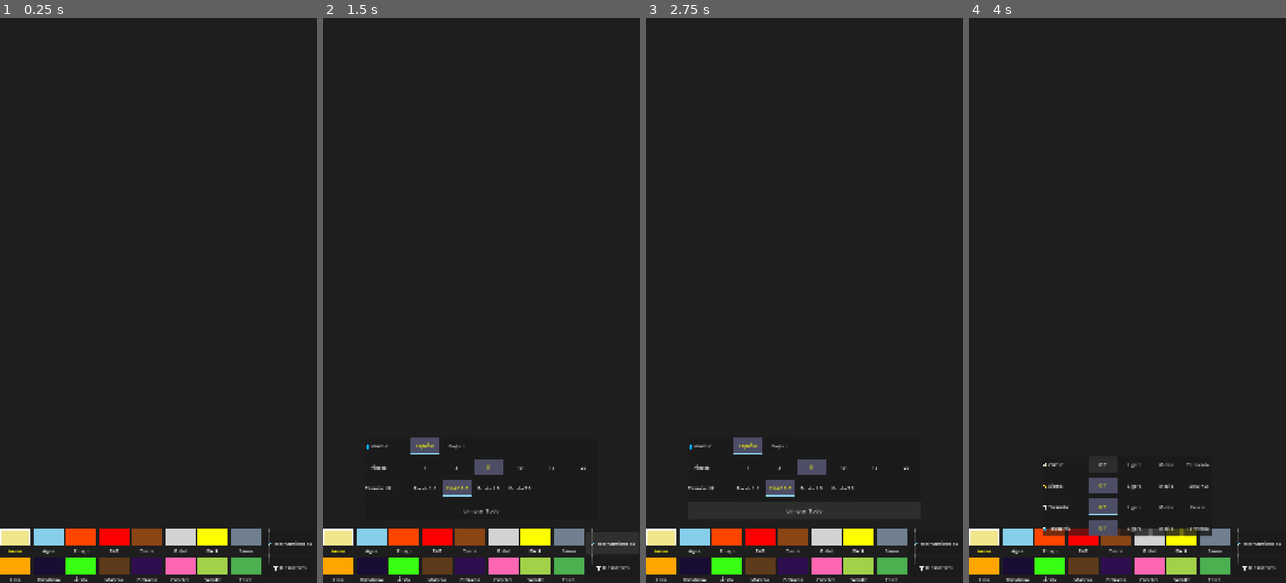
Above: before the commit, frames 1-4 (left to right).
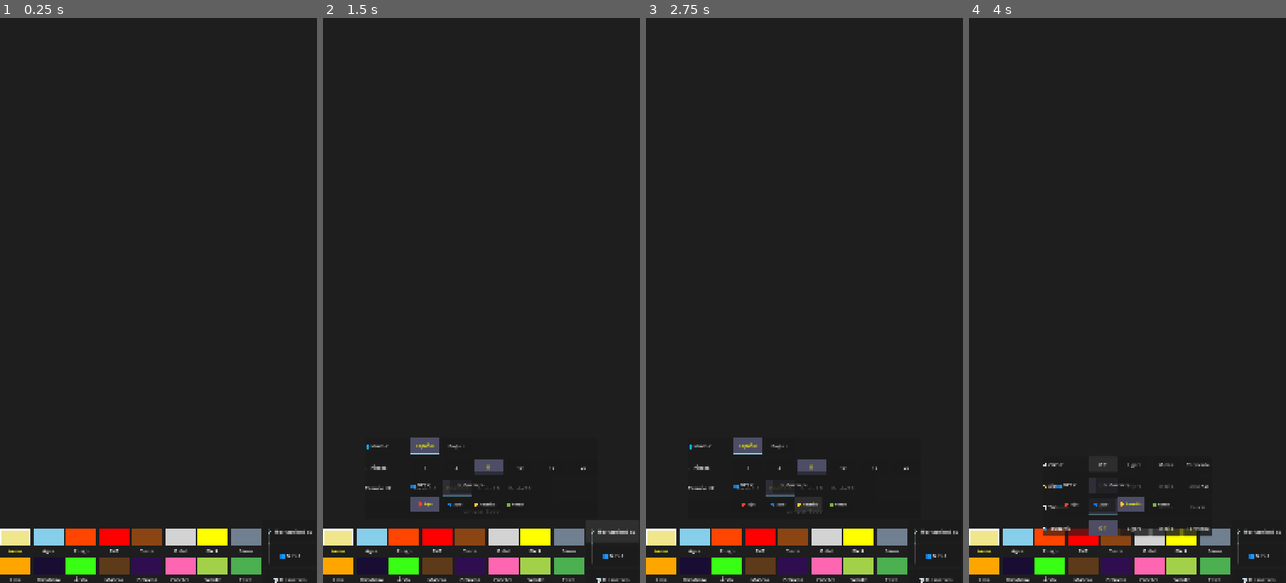
Above: after the commit, the same moments.

Repository: OmarSaez/Sandbox-game
Game: Godot game, scene res://scenes/main/main_scene.tscn
The game is run twice, just before and just after one commit, with the same random seed, the same clock (stepped at 60 frames per second) and the same inputs.
Inputs (mouse positions are in pixels of both pictures, inside the frame that each line leads up to):
- Up to frame 1 (0.25 s): no input
- Up to frame 2 (1.5 s): click (611, 554) at 0.5 s, where only the run after the commit has a clickable "👥 NPCs"; click "🛠️ Herramientas" at 1.25 s
- Up to frame 3 (2.75 s): click "Limpiar Todo" at 2 s
- Up to frame 4 (4 s): click "🌪️ Desastres" at 2.75 s; click "Off" at 3.5 s

The runs differ from the first frame. In frame 1, 0.3% of the frame differs, in the area x 84-99%, y 90-100%; in frame 2, 1.0%; in frame 3, 0.8%; in frame 4, 1.2%, in the area x 27-99%, y 81-100%.

Commit message:
Se crea al primer NPC

Diff:
--- a/sandbox/scripts/sandbox/material.gd
+++ b/sandbox/scripts/sandbox/material.gd
@@ -35,7 +35,10 @@
 	# Plant life
 	PLANT = 1 << 20,
 	SEED = 1 << 21,
-	FERTILE = 1 << 22
+	FERTILE = 1 << 22,
+
+	# NPC system
+	NPC = 1 << 23
 }
 
 @export var name: String = "Material"
--- a/sandbox/scripts/sandbox/sandbox_grid.gd
+++ b/sandbox/scripts/sandbox/sandbox_grid.gd
@@ -29,6 +29,11 @@
 var ui_elements = {} # To track nodes for re-labeling
 var tools_panel: PanelContainer
 var disaster_panel: PanelContainer
+var npc_panel: PanelContainer
+var selected_team: int = 0
+var mouse_was_pressed: bool = false
+var active_npcs = [] # Array of dicts: { "pos": Vector2i, "team": int, "dir": int }
+var npc_update_timer: float = 0.0
 
 var tr = {
 	"es": {
@@ -69,7 +74,13 @@
 		"volcan": "Volcán",
 		"ui_size": "Tamaño UI",
 		"size": "Escala",
-		"reset": "Limpiar Todo"
+		"reset": "Limpiar Todo",
+		"npc": "👥 NPCs",
+		"warrior": "⚔️ Guerrero",
+		"team_red": "🔴 Rojo",
+		"team_blue": "🔵 Azul",
+		"team_yellow": "🟡 Amarillo",
+		"team_green": "🟢 Verde"
 	},
 	"en": {
 		"disasters": "🌪️ Disasters",
@@ -109,7 +120,13 @@
 		"volcan": "Volcano",
 		"ui_size": "UI Size",
 		"size": "Scale",
-		"reset": "Clear All"
+		"reset": "Clear All",
+		"npc": "👥 NPCs",
+		"warrior": "⚔️ Warrior",
+		"team_red": "🔴 Red",
+		"team_blue": "🔵 Blue",
+		"team_yellow": "🟡 Yellow",
+		"team_green": "🟢 Green"
 	}
 }
 
@@ -164,8 +181,11 @@
 
 	# Setup materials
 	_register_material(0, Color(0, 0, 0, 0), SandboxMaterial.Tags.NONE)
+	#Sand
 	_register_material(1, Color.KHAKI, SandboxMaterial.Tags.POWDER | SandboxMaterial.Tags.SOLID | SandboxMaterial.Tags.GRAV_NORMAL)
+	#Water
 	_register_material(2, Color.SKY_BLUE, SandboxMaterial.Tags.LIQUID | SandboxMaterial.Tags.GRAV_NORMAL | SandboxMaterial.Tags.CONDUCTOR)
+	#Fire
 	_register_material(3, Color.ORANGE_RED, SandboxMaterial.Tags.INCENDIARY | SandboxMaterial.Tags.GRAV_STATIC)
 	# Petroleum (Dark Purple + Flammable)
 	_register_material(4, Color("#2F0E4F"), SandboxMaterial.Tags.LIQUID | SandboxMaterial.Tags.FLAMMABLE | SandboxMaterial.Tags.GRAV_NORMAL | SandboxMaterial.Tags.BURN_SMOKE)
@@ -255,6 +275,24 @@
 	# 29: Active Base (Launcher) - Glowing Orange-Red
 	_register_material(29, Color("#FF4500"), SandboxMaterial.Tags.INCENDIARY | SandboxMaterial.Tags.GRAV_STATIC | SandboxMaterial.Tags.ANTI_EXPLOSIVE)
 
+	# --- NPC SYSTEM ---
+	# 30: Warrior (Dummy/Master)
+	_register_material(30, Color.SLATE_GRAY, SandboxMaterial.Tags.NPC | SandboxMaterial.Tags.GRAV_STATIC)
+	# 31: NPC Part Gray
+	_register_material(31, Color.GRAY, SandboxMaterial.Tags.NPC | SandboxMaterial.Tags.GRAV_STATIC)
+	# 32: NPC Part Dark Gray
+	_register_material(32, Color(0.2, 0.2, 0.2), SandboxMaterial.Tags.NPC | SandboxMaterial.Tags.GRAV_STATIC)
+	# 33: NPC Part Skin
+	_register_material(33, Color("#FFDBAC"), SandboxMaterial.Tags.NPC | SandboxMaterial.Tags.GRAV_STATIC)
+	# 34: Team Red
+	_register_material(34, Color.RED, SandboxMaterial.Tags.NPC | SandboxMaterial.Tags.GRAV_STATIC)
+	# 35: Team Blue
+	_register_material(35, Color.BLUE, SandboxMaterial.Tags.NPC | SandboxMaterial.Tags.GRAV_STATIC)
+	# 36: Team Yellow
+	_register_material(36, Color.YELLOW, SandboxMaterial.Tags.NPC | SandboxMaterial.Tags.GRAV_STATIC)
+	# 37: Team Green
+	_register_material(37, Color.GREEN, SandboxMaterial.Tags.NPC | SandboxMaterial.Tags.GRAV_STATIC)
+
 	# UI SETUP (Must happen AFTER materials are registered)
 	_setup_main_ui_containers()
 	_setup_ui()
@@ -262,6 +300,7 @@
 	# FORCE START HIDDEN
 	tools_panel.visible = false
 	disaster_panel.visible = false
+	if npc_panel: npc_panel.visible = false
 
 	_register_material(19, Color(1, 0.8, 0.9), SandboxMaterial.Tags.GRAV_STATIC) # Firework Fuse
 
@@ -305,6 +344,7 @@
 
 func _setup_ui():
 	_setup_tools_ui() # Tools on top
+	_setup_npc_ui() # NPCs in the middle
 	_setup_disaster_ui() # Disasters below
 
 var material_grid: HFlowContainer
@@ -388,6 +428,8 @@
 	if action_vbox:
 		for child in action_vbox.get_children():
 			if is_instance_valid(child): child.free()
+
+	_setup_npc_panel_node() # Ensure NPC panel node exists
 
 	_setup_materials_within_grid()
 	_update_highlights() # Restore selection marks
@@ -603,6 +645,10 @@
 			node_data.text = tr[current_language]["disasters"]
 			node_data.custom_minimum_size = Vector2(150 * s, 60 * s)
 			node_data.add_theme_font_size_override("font_size", 16 * s)
+		elif key == "npc_btn":
+			node_data.text = tr[current_language]["npc"]
+			node_data.custom_minimum_size = Vector2(150 * s, 60 * s)
+			node_data.add_theme_font_size_override("font_size", 16 * s)
 		elif key == "reset_btn":
 			node_data.text = tr[current_language]["reset"]
 			node_data.custom_minimum_size = Vector2(0, 50 * s)
@@ -640,6 +686,12 @@
 				node_data.text = scale_labels[idx]
 				node_data.custom_minimum_size = Vector2(80 * s, 45 * s)
 				node_data.add_theme_font_size_override("font_size", 14 * s)
+			elif key.begins_with("team_btn_"):
+				var idx = int(key.split("_")[-1])
+				var team_keys = ["team_red", "team_blue", "team_yellow", "team_green"]
+				node_data.text = tr[current_language][team_keys[idx]]
+				node_data.custom_minimum_size = Vector2(80 * s, 45 * s)
+				node_data.add_theme_font_size_override("font_size", 12 * s)
 
 func _add_button(key: String, mat_id: int):
 	var s = _get_ui_scale()
@@ -746,6 +798,11 @@
 					if int(key.split("_")[-1]) == tornado_intensity: is_active = true
 				elif key.begins_with("tsunami_btn_"):
 					if int(key.split("_")[-1]) == tsunami_intensity: is_active = true
+				elif key == "warrior_btn":
+					if selected_material == 30: is_active = true
+				elif key.begins_with("team_btn_"):
+					var idx = int(key.split("_")[-1])
+					if idx == selected_team: is_active = true
 
 				if is_active:
 					btn.add_theme_color_override("font_color", Color.YELLOW)
@@ -768,6 +825,8 @@
 		return true
 	if disaster_panel and disaster_panel.visible and disaster_panel.get_global_rect().has_point(m_pos):
 		return true
+	if npc_panel and npc_panel.visible and npc_panel.get_global_rect().has_point(m_pos):
+		return true
 	if material_grid and material_grid.get_global_rect().has_point(m_pos):
 		return true
 	if action_vbox and action_vbox.get_global_rect().has_point(m_pos):
@@ -785,10 +844,22 @@
 		var m_pos = get_local_mouse_position()
 		var gx = int(m_pos.x / grid_scale)
 		var gy = int(m_pos.y / grid_scale)
-		_draw_circle(gx, gy, brush_radius, selected_material)
+
+		# NPC Special placement: only place on initial click
+		if (material_tags_raw[selected_material] & SandboxMaterial.Tags.NPC):
+			if not mouse_was_pressed:
+				_place_npc(gx, gy)
+		else:
+			_draw_circle(gx, gy, brush_radius, selected_material)
+		mouse_was_pressed = true
+	else:
+		mouse_was_pressed = false
 
 	# Simulation
 	_step_simulation()
+
+	# NPC AI & Physics
+	_process_npcs(delta)
 
 	# Weather system
 	_process_weather()
@@ -1401,21 +1472,190 @@
 		if charge_array[idx] <= 1:
 			_set_cell(x, y, 26) # Harden to Solid Cement
 
-	# PASS 3: Conductor Pulse (Triggering TNT/Devices)
-	var charge = charge_array[idx]
-	if charge == 100:
-		_trigger_electric_devices(x, y)
-
-	# PASS 4: Acid interaction (Melting things!)
-	if (tags & SandboxMaterial.Tags.ACID):
-		_check_neighbors_for_reaction(x, y, false)
-
-	# PASS 5: Universal Dissipation (Smoke, etc)
-	if mat_id == 15: # Smoke
-		if randf() < 0.001:
-			_set_cell(x, y, 0)
-
-	return false
+func _setup_npc_panel_node():
+	if npc_panel: return
+	var ui_root = get_parent().get_node("UI")
+	npc_panel = PanelContainer.new()
+	npc_panel.name = "NPCPanel"
+	ui_root.add_child(npc_panel)
+
+	# Compact dynamic positioning (Middle menu)
+	var s = _get_ui_scale()
+	npc_panel.anchor_left = 0.5
+	npc_panel.anchor_right = 0.5
+	npc_panel.anchor_top = 1.0
+	npc_panel.anchor_bottom = 1.0
+
+	var p_width = 400 * s
+	var p_height = 130 * s
+	var bottom_gap = 185 * s
+
+	npc_panel.offset_left = -p_width / 2
+	npc_panel.offset_right = p_width / 2
+	npc_panel.offset_bottom = -bottom_gap
+	npc_panel.offset_top = -bottom_gap - p_height
+	npc_panel.visible = false
+
+	npc_panel.mouse_entered.connect(func(): is_mouse_over_ui = true)
+	npc_panel.mouse_exited.connect(func(): is_mouse_over_ui = false)
+
+func _setup_npc_ui():
+	var s = _get_ui_scale()
+	var npc_btn = Button.new()
+	npc_btn.name = "NPCBtn"
+	npc_btn.custom_minimum_size = Vector2(150 * s, 60 * s)
+	npc_btn.add_theme_font_size_override("font_size", 16 * s)
+	npc_btn.text = tr[current_language]["npc"]
+	ui_elements["npc_btn"] = npc_btn
+	action_vbox.add_child(npc_btn)
+
+	npc_btn.pressed.connect(func():
+		tools_panel.visible = false
+		disaster_panel.visible = false
+		npc_panel.visible = !npc_panel.visible
+	)
+
+	# Clear and Fill
+	if is_instance_valid(npc_panel):
+		for child in npc_panel.get_children(): child.free()
+
+		var v_box = VBoxContainer.new()
+		v_box.add_theme_constant_override("separation", 10 * s)
+		v_box.alignment = BoxContainer.ALIGNMENT_CENTER
+		npc_panel.add_child(v_box)
+
+		# Title (NPCs)
+		var npc_row = HBoxContainer.new()
+		npc_row.add_theme_constant_override("separation", 10 * s)
+		var npc_lbl = Label.new()
+		npc_lbl.text = tr[current_language]["npc"] + ": "
+		npc_lbl.custom_minimum_size = Vector2(100 * s, 0)
+		npc_lbl.add_theme_font_size_override("font_size", 14 * s)
+		npc_row.add_child(npc_lbl)
+
+		var warrior_btn = Button.new()
+		warrior_btn.text = tr[current_language]["warrior"]
+		warrior_btn.custom_minimum_size = Vector2(120 * s, 45 * s)
+		warrior_btn.add_theme_font_size_override("font_size", 14 * s)
+		warrior_btn.pressed.connect(func():
+			selected_material = 30 # Master Warrior Material
+			_update_highlights()
+		)
+		ui_elements["warrior_btn"] = warrior_btn
+		npc_row.add_child(warrior_btn)
+		v_box.add_child(npc_row)
+
+		# Teams Row
+		var team_row = HBoxContainer.new()
+		team_row.add_theme_constant_override("separation", 5 * s)
+		var team_keys = ["team_red", "team_blue", "team_yellow", "team_green"]
+		for i in range(4):
+			var t_btn = Button.new()
+			t_btn.text = tr[current_language][team_keys[i]]
+			t_btn.custom_minimum_size = Vector2(80 * s, 45 * s)
+			t_btn.add_theme_font_size_override("font_size", 12 * s)
+			var tidx = i
+			t_btn.pressed.connect(func():
+				selected_team = tidx
+				_update_highlights()
+			)
+			ui_elements["team_btn_" + str(i)] = t_btn
+			team_row.add_child(t_btn)
+		v_box.add_child(team_row)
+
+func _place_npc(x, y):
+	var start_x = x - 1
+	var start_y = y - 4
+
+	# Register in entity list
+	var new_npc = {
+		"pos": Vector2i(start_x, start_y),
+		"team": selected_team,
+		"dir": 1 if randf() > 0.5 else -1
+	}
+	active_npcs.append(new_npc)
+
+	# Initial draw
+	_draw_npc_pixels(new_npc)
+
+func _draw_npc_pixels(npc, override_mat = -1):
+	var sx = npc.pos.x
+	var sy = npc.pos.y
+	var team_mat = 34 + npc.team
+
+	var m_head = 31 if override_mat == -1 else override_mat
+	var m_skin = 33 if override_mat == -1 else override_mat
+	var m_body = 32 if override_mat == -1 else override_mat
+	var m_legs = 31 if override_mat == -1 else override_mat
+	var m_team = team_mat if override_mat == -1 else override_mat
+
+	# HEAD
+	_set_cell(sx, sy, m_head)
+	_set_cell(sx+1, sy, m_skin)
+	_set_cell(sx, sy+1, m_head)
+	_set_cell(sx+1, sy+1, m_head)
+
+	# BODY
+	_set_cell(sx, sy+2, m_body)
+	_set_cell(sx+1, sy+2, m_team)
+	_set_cell(sx, sy+3, m_team)
+	_set_cell(sx+1, sy+3, m_body)
+
+	# LEGS
+	_set_cell(sx, sy+4, m_legs)
+	_set_cell(sx+1, sy+4, m_legs)
+
+func _process_npcs(delta):
+	npc_update_timer += delta
+	if npc_update_timer < 0.05: return # ~20 FPS for NPCs
+	npc_update_timer = 0.0
+
+	for npc in active_npcs:
+		# 1. Erase current
+		_draw_npc_pixels(npc, 0)
+
+		var np = npc.pos
+
+		# 2. GRAVITY
+		if _can_npc_fit(np.x, np.y + 1):
+			np.y += 1
+		else:
+			# 3. MOVEMENT & CLIMBING
+			if randf() < 0.02: npc.dir = -npc.dir # Random flip
+
+			var tx = np.x + npc.dir
+			var found_move = false
+
+			# Check hills from -8 to 2 (descend slightly too)
+			for h in range(2, -9, -1):
+				if _can_npc_fit(tx, np.y + h):
+					# Require ground below the new position
+					if not _can_npc_fit(tx, np.y + h + 1):
+						np.x = tx
+						np.y += h
+						found_move = true
+						break
+
+			if not found_move:
+				npc.dir = -npc.dir # Turn around if hit a wall > 8px
+
+		npc.pos = np
+		# 4. Redraw
+		_draw_npc_pixels(npc)
+
+func _can_npc_fit(gx, gy) -> bool:
+	# Bounding check
+	if gx < 0 or gx + 1 >= grid_width or gy < 0 or gy + 4 >= grid_height:
+		return false
+
+	# 2x5 area check
+	for oy in range(5):
+		for ox in range(2):
+			var tid = _get_cell(gx + ox, gy + oy)
+			# Pass through Empty(0), Smoke(15), Fire(3), Gas(17)
+			if tid != 0 and tid != 15 and tid != 3 and tid != 17:
+				return false
+	return true
 
 func _has_tag_neighbor(x, y, tag):
 	for ny in range(y - 1, y + 2):
@@ -1710,10 +1950,12 @@
 			"life": randf_range(1.0, 1.8) # Snappier life
 		}
 		visual_sparks.append(spark)
+
 func _clear_all():
 	cells.fill(0)
 	charge_array.fill(0)
 	tags_array.fill(0)
 	surface_cache.fill(0)
+	active_npcs.clear()
 	_update_texture()
 	_update_highlights()
